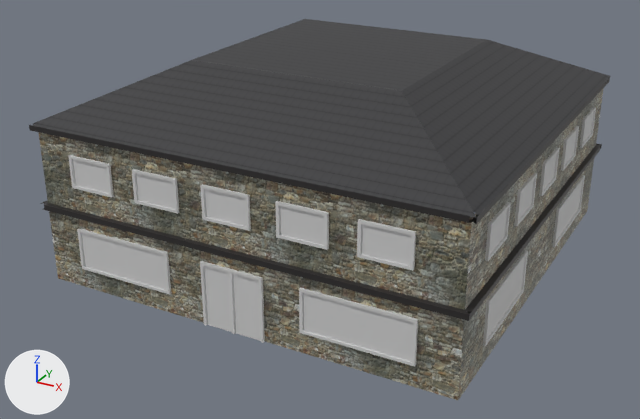
The FBX model src/Game/Arrow/ArrowContent/Models/Town/hotel.fbx, before and after one commit.
Rendered twice from a 50 mm camera at (1.15, -1.063, 0.793) aimed at (0.38, 0.336, 0.093). The axes (+X, +Y, +Z) are drawn at lower left. The lights are the same throughout. Where no turn or scale is listed for an object, it has been applied to the vertices.

The older version as bpy lines, for what is in view:
```python
me_hotel_cube = bpy.data.meshes.new('Hotel_Cube')
me_hotel_cube.from_pydata(...)  # 8 vertices, 4 faces; spans x 0.0..0.8, y 0.0..0.8, z 0.0..0.3
me_hotel_cube.materials.append(mat_material_001__hotel_png)  # picture img_hotel_png
me_hotel_fenetre_cube_002 = bpy.data.meshes.new('Hotel_fenetre_Cube_002')
me_hotel_fenetre_cube_002.from_pydata(...)  # 932 vertices, 728 faces; spans x -0.005..0.805, y -0.005..0.805, z 0.0..0.26
me_hotel_fenetre_cube_002.materials.append(mat_material_001)  # light grey #d1d1d1
me_hotel_toit_cube_001 = bpy.data.meshes.new('Hotel_toit_Cube_001')
me_hotel_toit_cube_001.from_pydata(...)  # 32 vertices, 29 faces; spans x -0.01..0.81, y -0.01..0.81, z 0.145..0.4
me_hotel_toit_cube_001.materials.append(mat_material_001__hotel_toit_png)  # picture img_hotel_toit_png
ob_hotel_cube = bpy.data.objects.new('Hotel_Cube', me_hotel_cube)
ob_hotel_cube.location = (0.0, 0.0, 0.0)
ob_hotel_fenetre_cube_002 = bpy.data.objects.new('Hotel_fenetre_Cube_002', me_hotel_fenetre_cube_002)
ob_hotel_fenetre_cube_002.location = (0.0, 0.0, 0.0)
ob_hotel_toit_cube_001 = bpy.data.objects.new('Hotel_toit_Cube_001', me_hotel_toit_cube_001)
ob_hotel_toit_cube_001.location = (0.0, 0.0, 0.0)
```
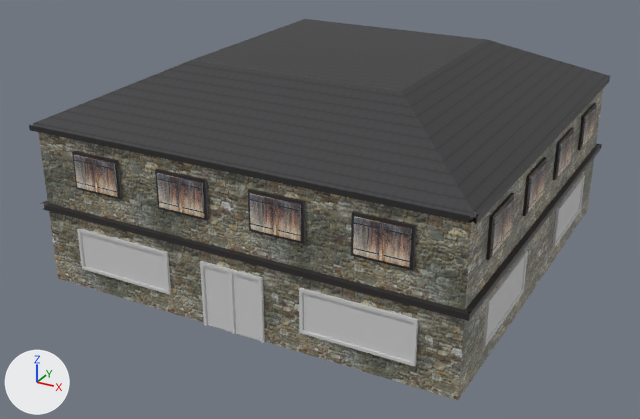
The change, as a diff of the scene's bpy script:
```diff
--- a/src/Game/Arrow/ArrowContent/Models/Town/hotel.fbx.py
+++ b/src/Game/Arrow/ArrowContent/Models/Town/hotel.fbx.py
@@ img_fenetre_png @@
+img_fenetre_png = load_image('fenetre.png', 'fenetre.png', 1024, 1024, 'sRGB')
@@ mat_material_002__fenetre_png @@
+mat_material_002__fenetre_png = principled_material('Material_002__fenetre_png')
+mat_material_002__fenetre_png.texture = img_fenetre_png  # with its transparency
@@ me_hotel_fenetre_cube_002 @@
 # used by ob_hotel_fenetre_cube_002; location = (0.0, 0.0, 0.0)
-me_hotel_fenetre_cube_002.from_pydata(...)  # 932 vertices, 728 faces; spans x -0.005..0.805, y -0.005..0.805, z 0.0..0.26
+me_hotel_fenetre_cube_002.from_pydata(...)  # 292 vertices, 228 faces; spans x -0.005..0.805, y -0.005..0.805, z 0.0..0.12
+# me_hotel_fenetre_cube_002 part 1: 20 loose pieces with 640 vertices, spanning x -0.005..0.805, y -0.005..0.805, z 0.2..0.26, are deleted
 me_hotel_fenetre_cube_002.materials.append(mat_material_001)
@@ me_fenetre_cube @@
+me_fenetre_cube.from_pydata(...)  # 8192 vertices, 4368 faces; spans x -0.007..0.808, y -0.008..0.808, z 0.2..0.27
+me_fenetre_cube.materials.append(mat_material_002__fenetre_png)  # picture img_fenetre_png
@@ ob_fenetre_cube @@
+ob_fenetre_cube = bpy.data.objects.new('fenetre_Cube', me_fenetre_cube)
+ob_fenetre_cube.location = (0.0, 0.0, 0.0)
```

Location of each change, [x1, y1, x2, y2] in pixels of the pictures (640 x 419 px):
'Hotel_fenetre_Cube_002', reshaped: before [68, 107, 596, 367]; after [77, 175, 585, 367]
'fenetre_Cube', added: after [72, 103, 597, 271]
part 1 of me_hotel_fenetre_cube_002, deleted: before [68, 107, 596, 271]
